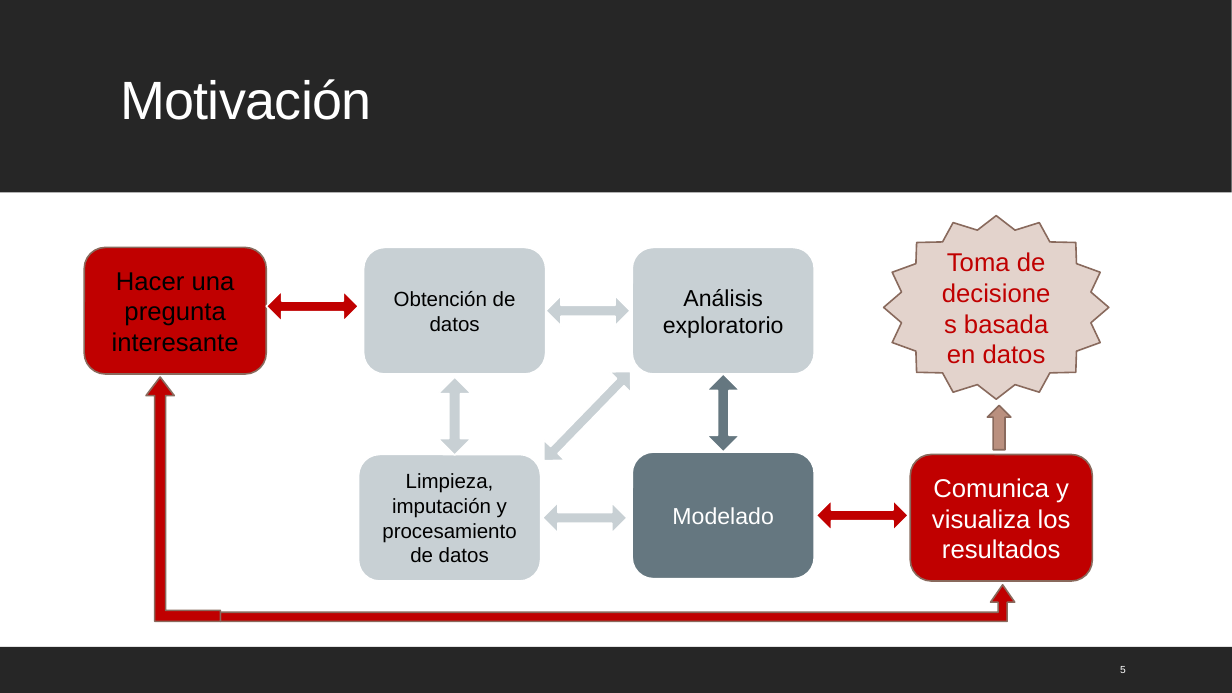
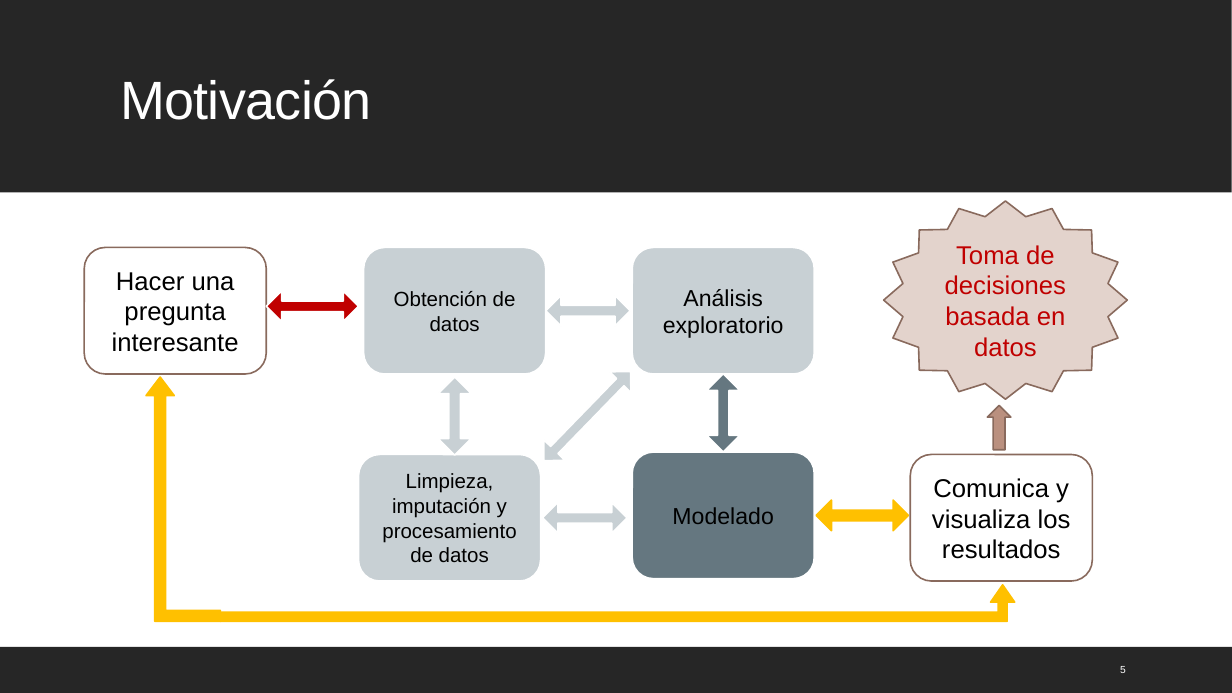
Before and after one commit to mcd-unison/ing-caract, a slide deck: slide 5 of slides/inicial.pptx. Drawn at 1232x693 pixels with LibreOffice and Linux fonts; fonts in the diff are those of the drawing. Boxes give left, top, right and bottom in pixels: in the first picture for what was removed or moved away, otherwise in the second. Text is boxed around its words. In the diff, an @@ line names an element or a change of style, - is before the commit and + after.

```diff
--- a/slides/inicial.pptx
+++ b/slides/inicial.pptx
@@ star "Toma de decisiones basada en ...": place and size @@
-star "Toma de decisiones basada en ..." at <box>884,215,1109,399</box>
+star "Toma de decisiones basada en ..." at <box>884,201,1128,400</box>
@@ rounded rectangle "Hacer una pregunta interesante" at <box>84,248,266,374</box>: letter outline none to #000000 0.75 pt; fill #C00000 to none @@
@@ bent up arrow at <box>146,377,221,621</box>: fill #C00000 to #FFC000; outline #8A6B5E 1.25 pt to #FFC000 1.25 pt @@
@@ rounded rectangle "Modelado" at <box>632,452,814,579</box>: text colour #FFFFFF to #000000, letter outline none to #000000 0.75 pt @@
@@ rounded rectangle "Comunica y visualiza los resultados" at <box>910,455,1092,581</box>: text colour #FFFFFF to #000000, letter outline none to #000000 0.75 pt; fill #C00000 to none @@
@@ left right arrow at <box>816,500,909,531</box>: fill #C00000 to #FFC000; outline #FFFFFF 1.25 pt to #FFC000 1.25 pt @@
@@ bent up arrow at <box>221,585,1016,622</box>: fill #C00000 to #FFC000; outline #8A6B5E 1.25 pt to #FFC000 1.25 pt @@
```
Also in this commit, not shown: 3 other slides changed, 1 other file.
